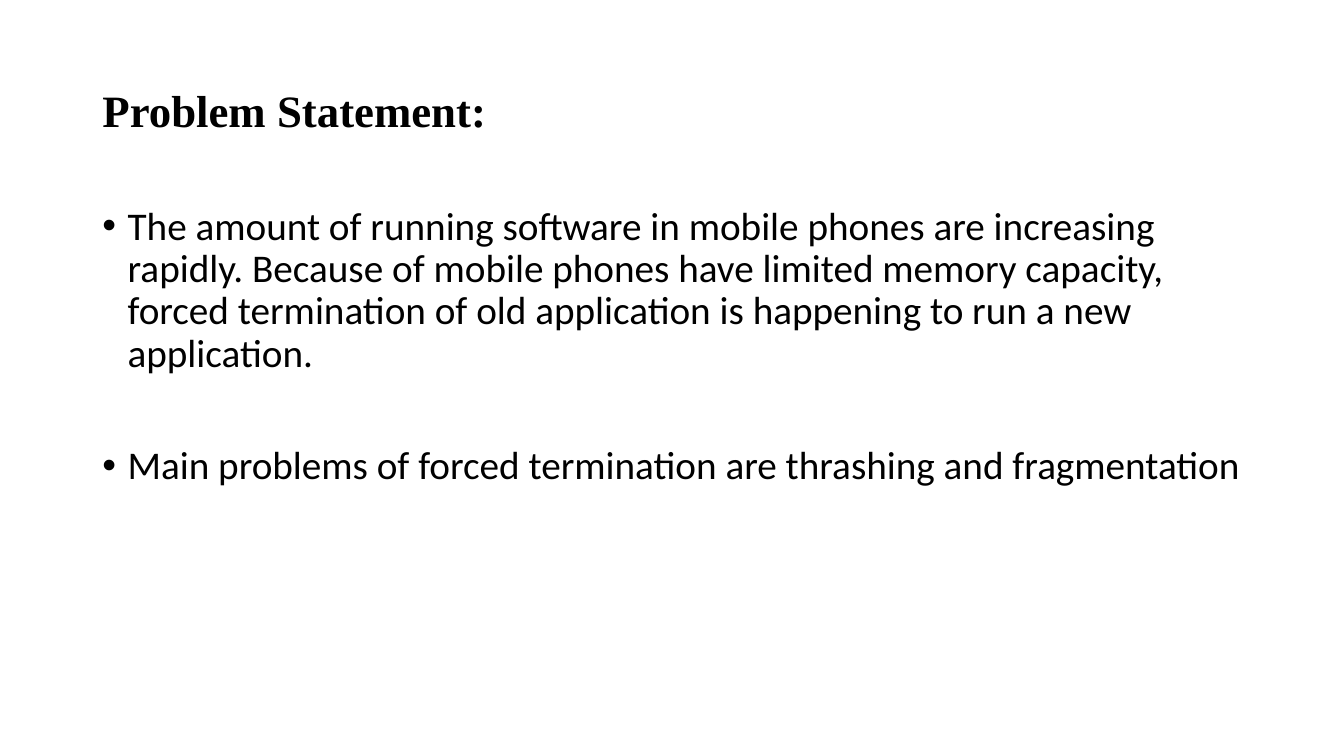
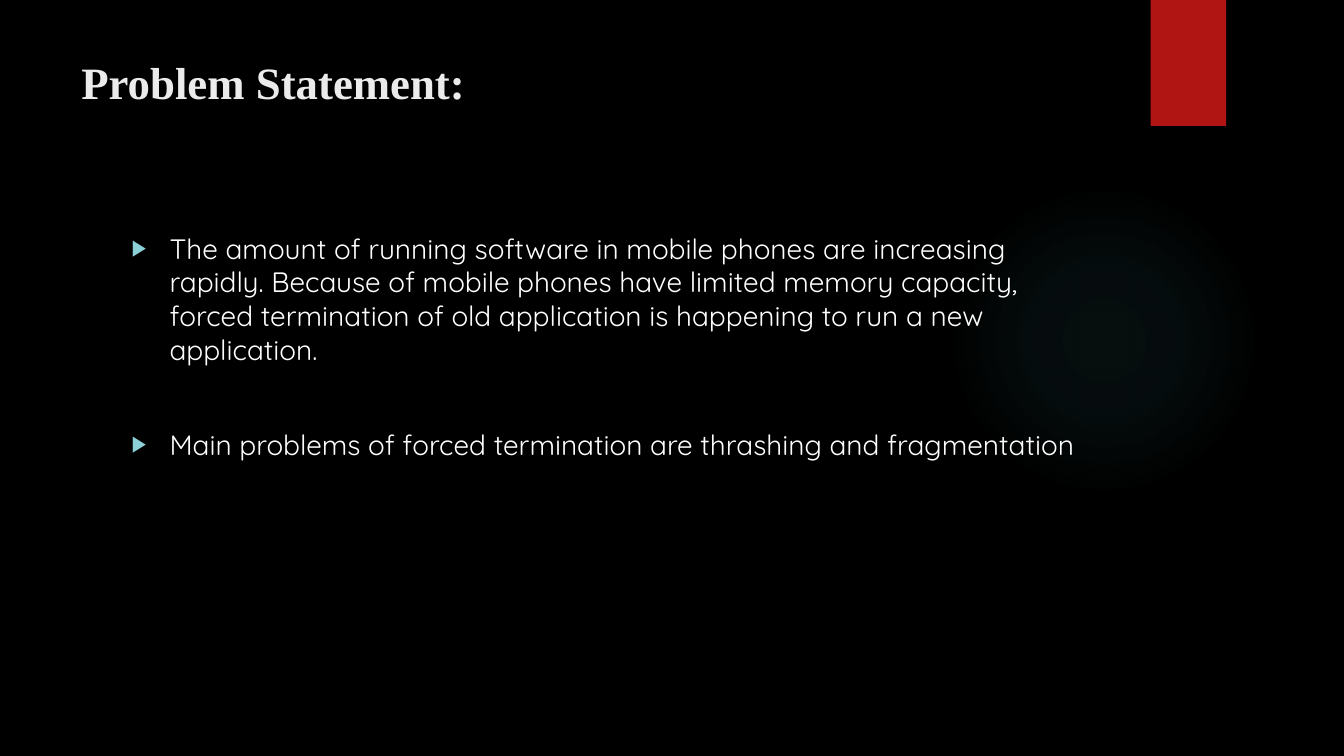
Before and after one commit to chaitanya-40/Virtual-Nodes-Partitioning-to-improve-performance-in-mobile-platform, a slide deck: slide 3 of presentation paper.pptx. Drawn at 1344x756 pixels with LibreOffice and Linux fonts; fonts in the diff are those of the drawing; background and template pictures are left out. Boxes give left, top, right and bottom in pixels: in the first picture for what was removed or moved away, otherwise in the second. Text is boxed around its words. In the diff, an @@ line names an element or a change of style, - is before the commit and + after.

```diff
--- a/presentation paper.pptx
+++ b/presentation paper.pptx
@@ background #FFFFFF to picture (left out) @@
@@ rectangle added at box(1150, 0, 1226, 126), fill #B01513 @@
@@ title "Problem Statement:": place and size @@
-title "Problem Statement:" at box(102, 96, 486, 128)
+title "Problem Statement:" at box(81, 68, 465, 100)
@@ title "Problem Statement:" at box(81, 68, 465, 100): text colour #000000 to #EBEBEB; line spacing 0.9 to 1; vertical alignment middle to top @@
@@ ellipse added at box(949, 185, 1259, 495), fill gradient #50B9C1 @@
@@ text "The amount of running software ...": place and size @@
-text "The amount of running software ..." at box(128, 212, 1239, 486)
+text "The amount of running software ..." at box(170, 238, 1074, 461)
@@ text "The amount of running software ..." at box(170, 238, 1074, 461): size 28 to 20 pt, font Calibri to Quicksand, text colour #000000 to #FFFFFF; bullet • to ▶; line spacing 0.9 to 1 @@
```
Also in this commit, not shown: 7 other slides changed, 5 slides added, 1 slide removed.
